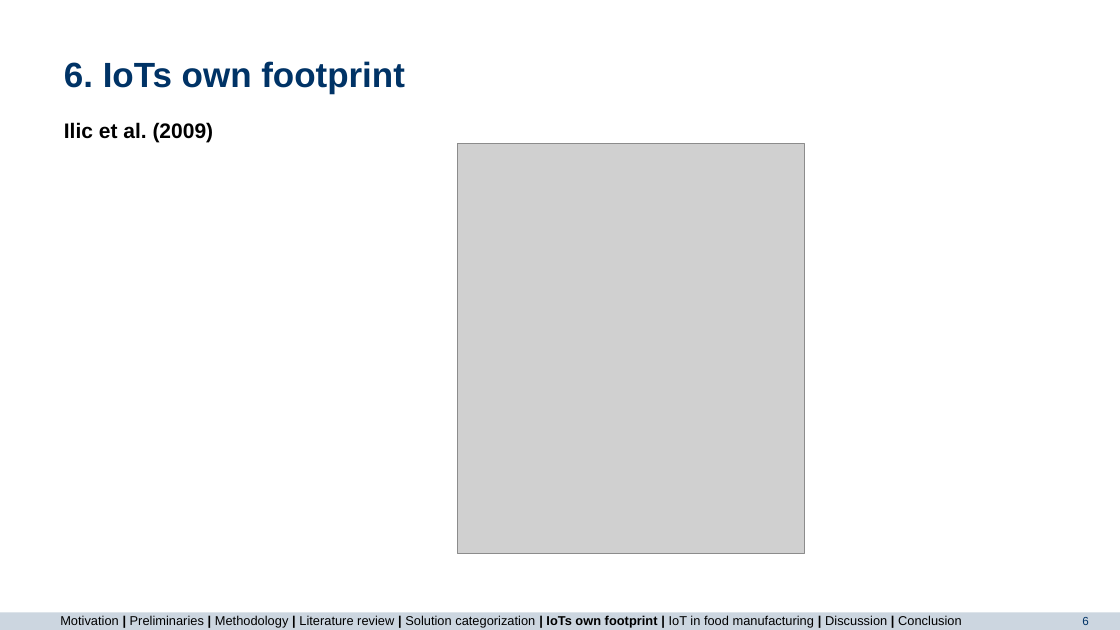
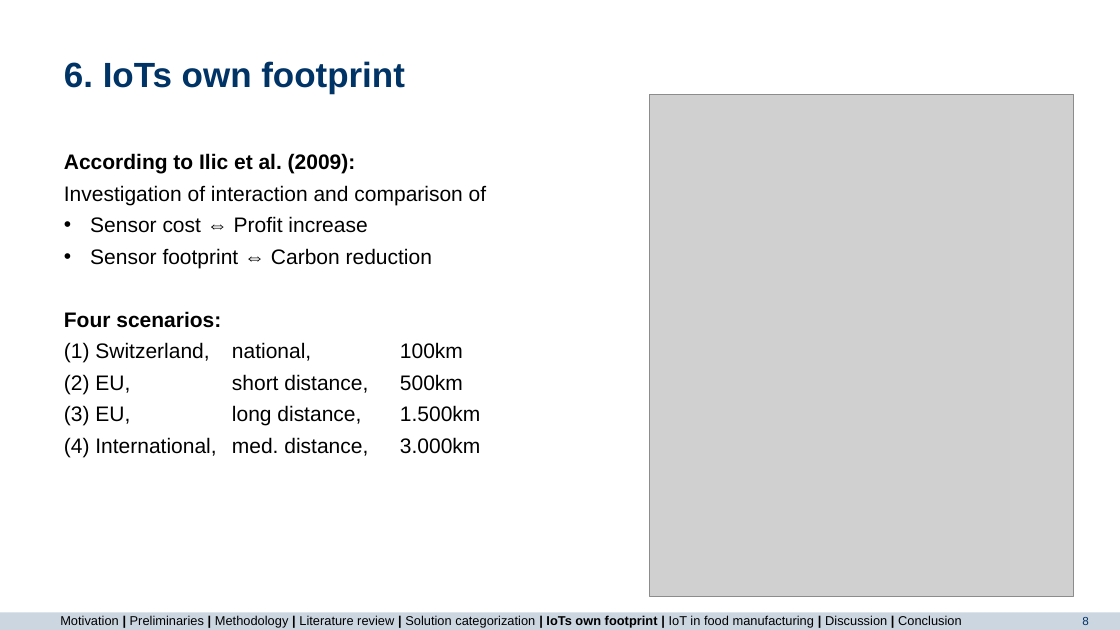
Before and after one commit to majuritz/internet-of-things-seminar, a slide deck: slide 8 of IoT final presentation.pptx (slide 6 before the commit). Drawn at 1120x630 pixels with LibreOffice and Linux fonts; fonts in the diff are those of the drawing; grey boxes stand for pictures; background and template pictures are left out. Boxes give left, top, right and bottom in pixels: in the first picture for what was removed or moved away, otherwise in the second. Text is boxed around its words. In the diff, an @@ line names an element or a change of style, - is before the commit and + after.

Commit message:
update presentation

```diff
--- a/IoT final presentation.pptx
+++ b/IoT final presentation.pptx
@@ picture: place and size @@
-picture at box(458, 144, 804, 555)
+picture at box(650, 94, 1075, 597)
@@ text at box(64, 153, 486, 457): text changed; bold off @@
-Ilic et al. (2009)
+According to Ilic et al. (2009):
+Investigation of interaction and comparison of
+• Sensor cost ⇔ Profit increase
+• Sensor footprint ⇔ Carbon reduction
+Four scenarios:
+(1) Switzerland, national, 100km
+(2) EU, short distance, 500km
+(3) EU, long distance, 1.500km
+(4) International, med. distance, 3.000km
```
Also in this commit, not shown: 2 other slides changed, 5 slides added, 1 other file.
